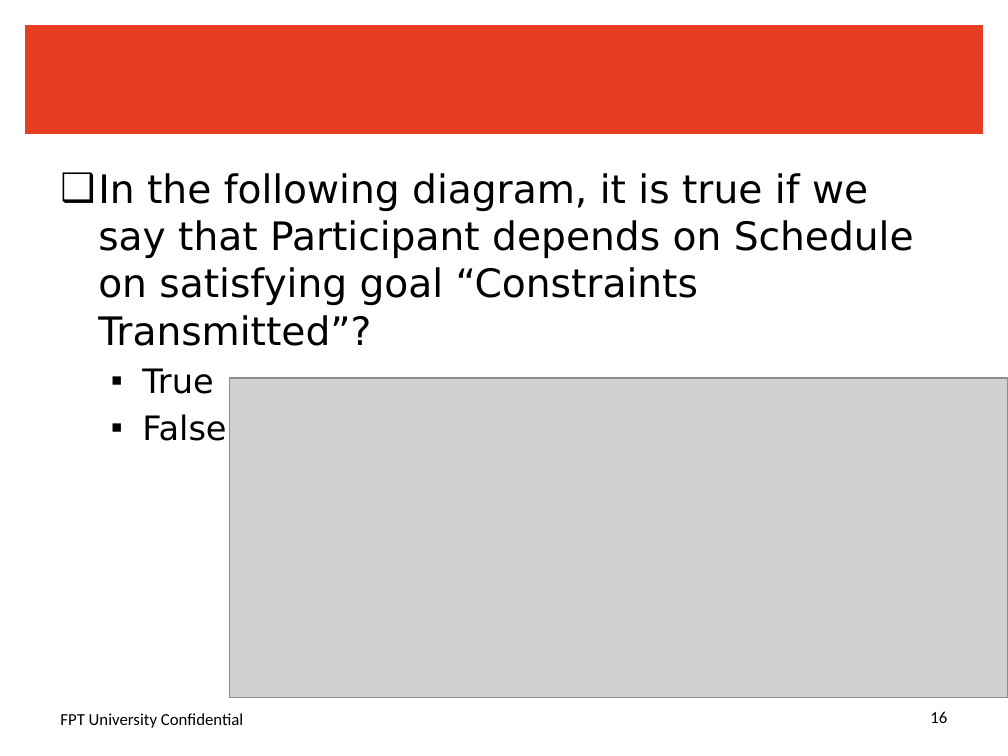
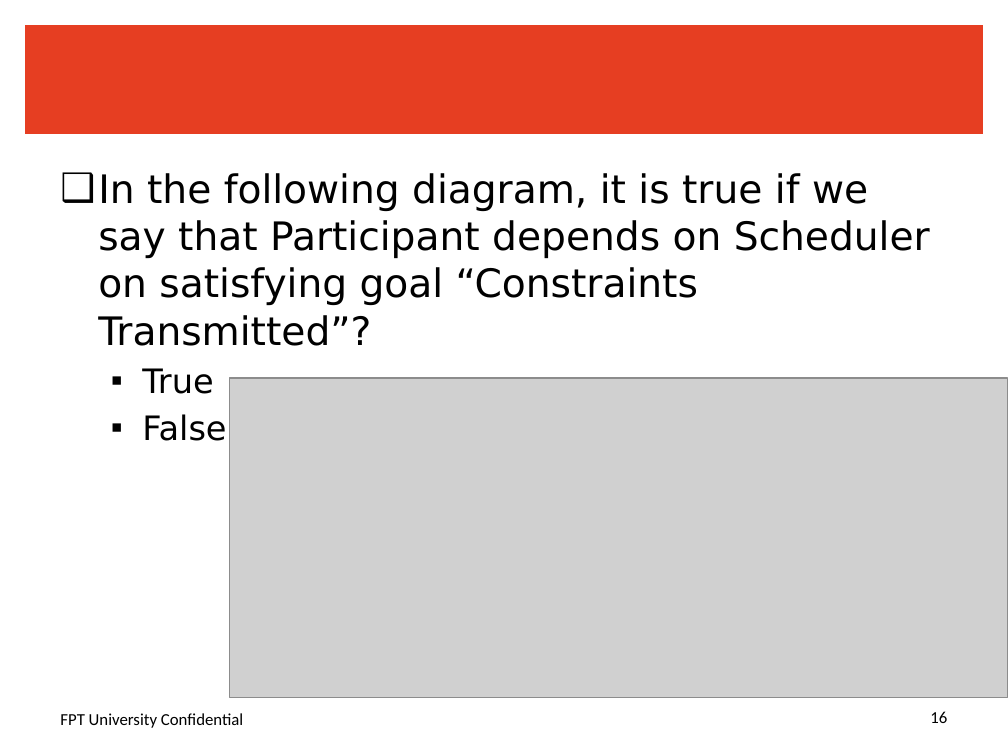
Before and after one commit to sangnvus/srdocument, a slide deck: slide 16 of QB/Review/SR_ReviewQuestions_Chap11.pptx. Drawn at 1008x756 pixels with LibreOffice and Linux fonts; fonts in the diff are those of the drawing; grey boxes stand for pictures; background and template pictures are left out. Boxes give left, top, right and bottom in pixels: in the first picture for what was removed or moved away, otherwise in the second. Text is boxed around its words. In the diff, an @@ line names an element or a change of style, - is before the commit and + after.

```diff
--- a/QB/Review/SR_ReviewQuestions_Chap11.pptx
+++ b/QB/Review/SR_ReviewQuestions_Chap11.pptx
@@ text at [98, 173, 930, 346]: text changed @@
-❑ In the following diagram, it is true if we say that Participant depends on Schedule on satisfying goal “Constraints Transmitted”?
+❑ In the following diagram, it is true if we say that Participant depends on Scheduler on satisfying goal “Constraints Transmitted”?
```
Also in this commit, not shown: 6 other files.
